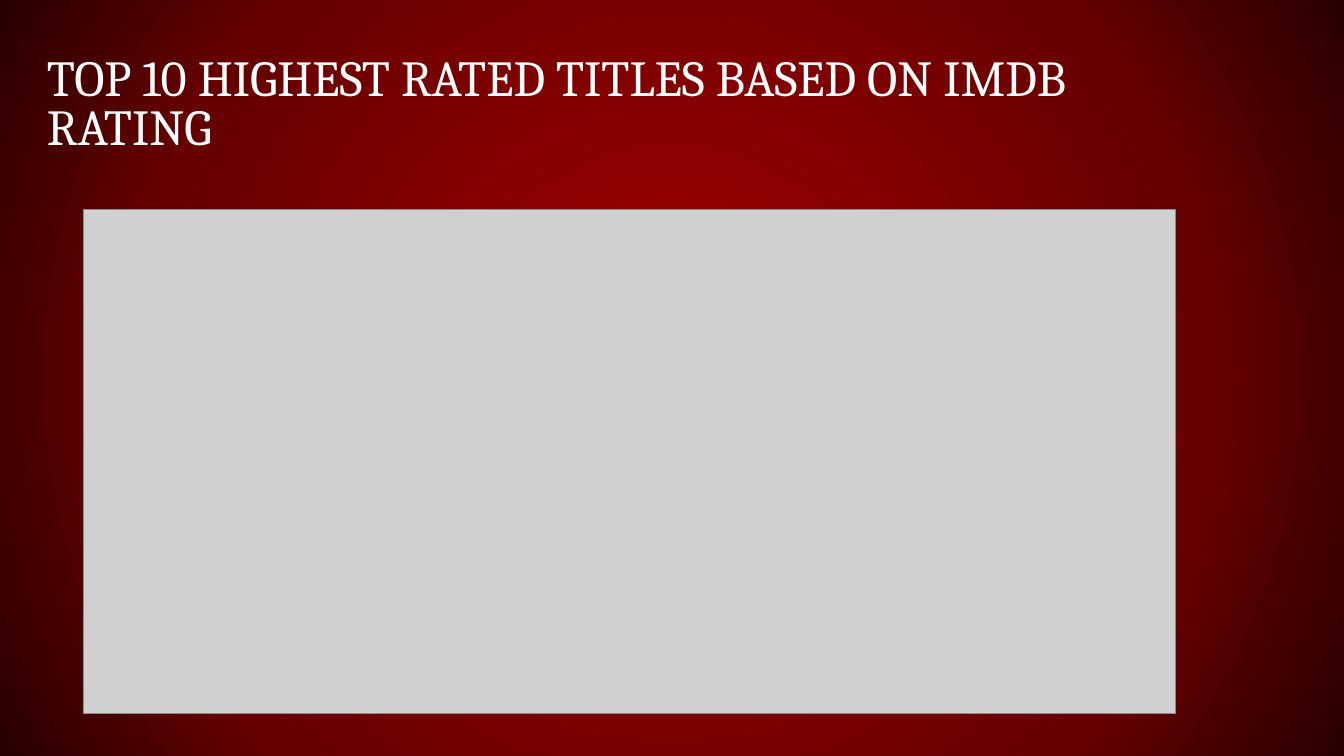
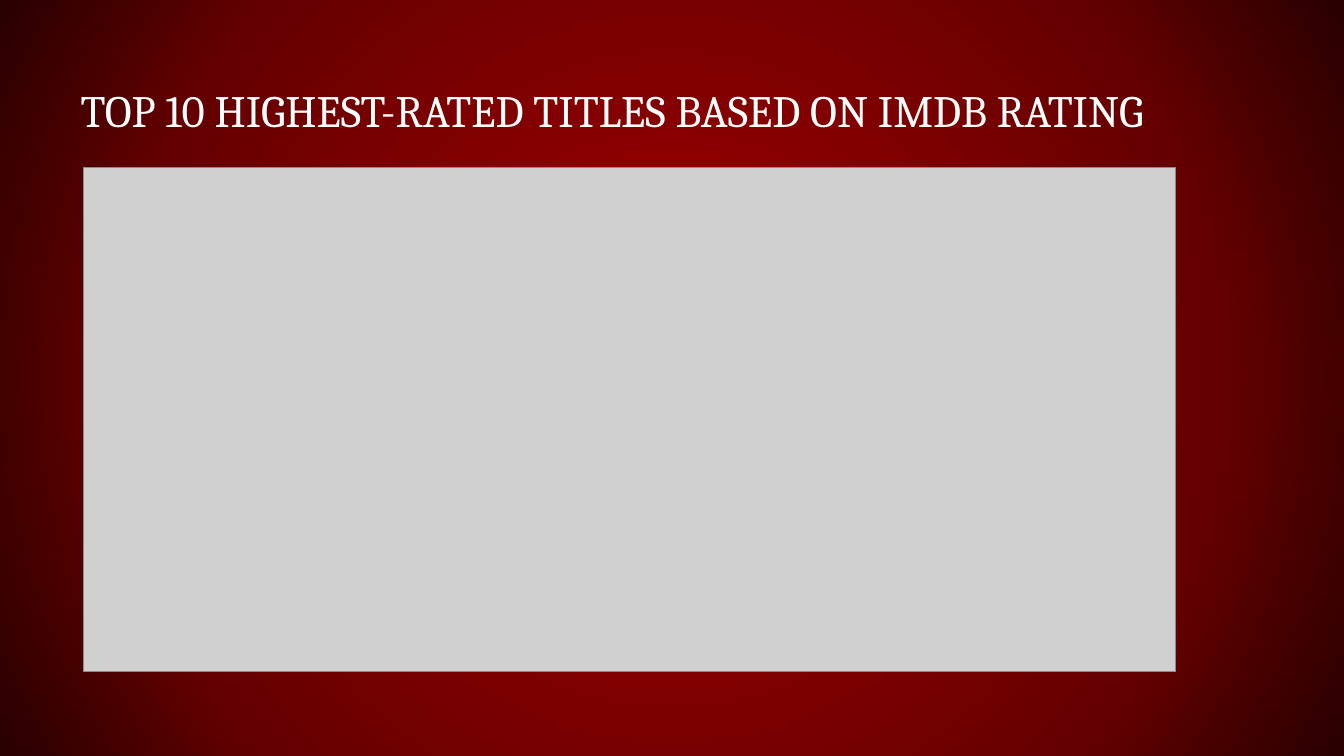
Before and after one commit to guptga/NetFlix-Movies-and-TV-Shows-Analysis, a slide deck: slide 11 of NETFLIX MOVIES AND TV SHOWS ANALYSIS.pptx (slide 10 before the commit). Drawn at 1344x756 pixels with LibreOffice and Linux fonts; fonts in the diff are those of the drawing; grey boxes stand for pictures; background and template pictures are left out. Boxes give left, top, right and bottom in pixels: in the first picture for what was removed or moved away, otherwise in the second. Text is boxed around its words. In the diff, an @@ line names an element or a change of style, - is before the commit and + after.

```diff
--- a/NETFLIX MOVIES AND TV SHOWS ANALYSIS.pptx
+++ b/NETFLIX MOVIES AND TV SHOWS ANALYSIS.pptx
@@ title at (81,96,1143,128): text changed; size 36 to 32 pt @@
-TOP 10 HIGHEST RATED TITLES BASED ON IMDB RATING
+TOP 10 HIGHEST-RATED TITLES BASED ON IMDB RATING
@@ picture: place and size @@
-picture at (84,210,1176,714)
+picture at (84,168,1176,673)
```
Also in this commit, not shown: 7 other slides changed, 4 slides added, 1 slide removed, 1 other file.
